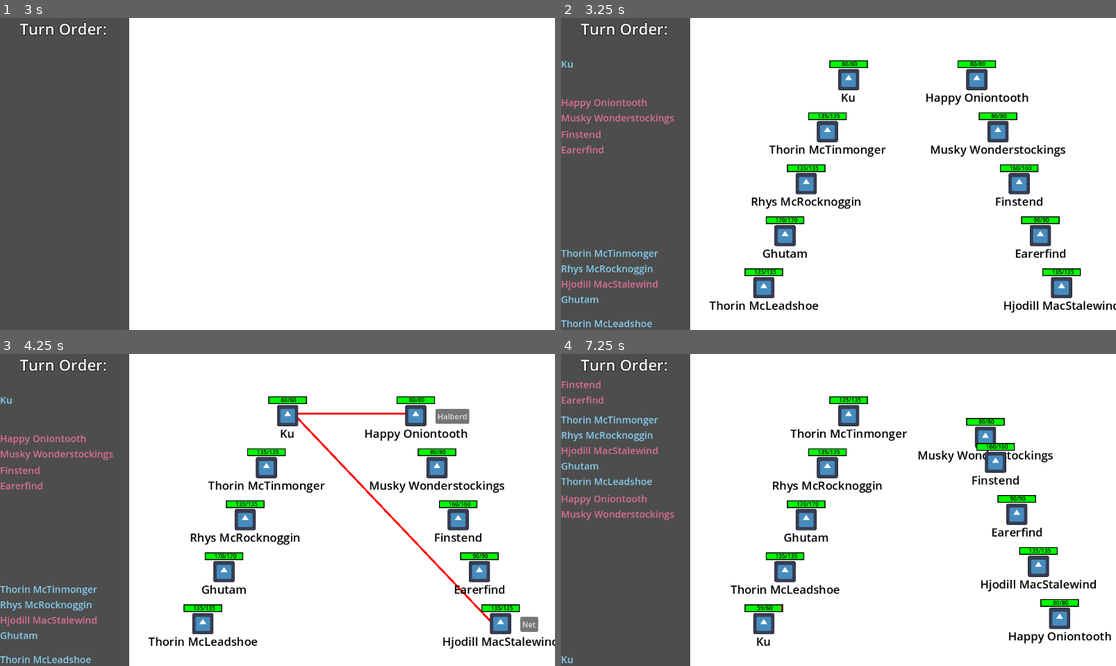
Above: before the commit, frames 1-4 (two rows, left to right).
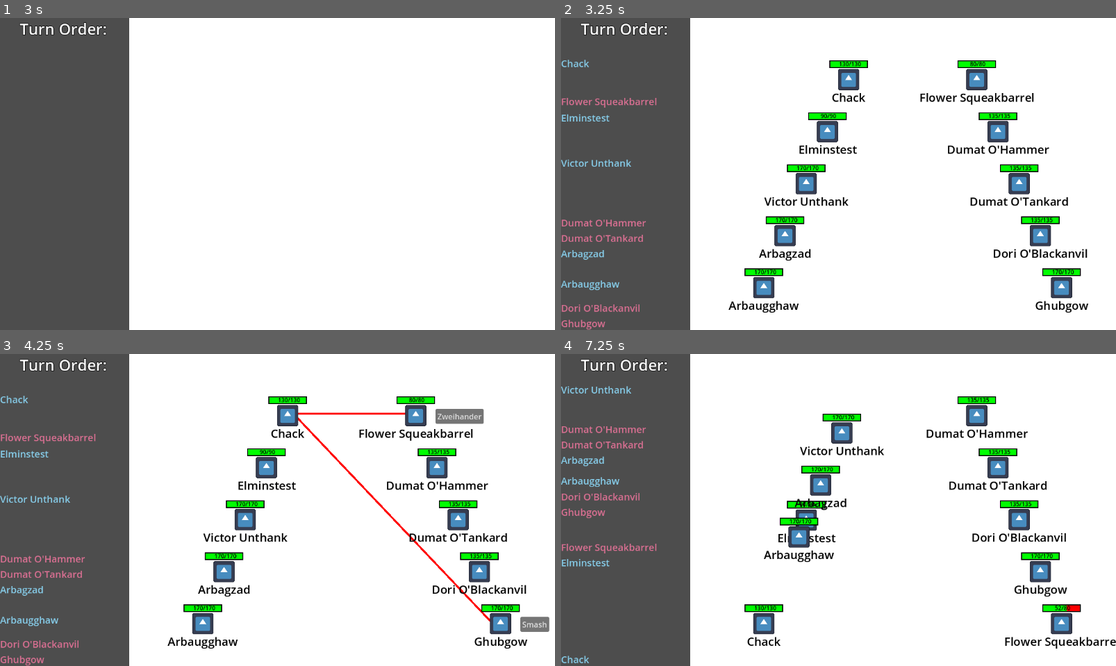
Above: after the commit, the same moments.

Repository: Habidakus/wild-jam-78-erase
Game: Godot game, scene res://Scenes/main.tscn
Same seed, same stepped clock (60 frames per second), same inputs: the game is played once before the commit and once after it. The engine's default icon, where the game draws it, is replaced by a stand-in: a white triangle on a blue panel in a dark square.
Inputs (mouse positions are in pixels of both pictures, inside the frame that each line leads up to):
- Up to frame 1 (3 s): tap Enter at 0.5, 2, 2.75 s; move the mouse to (399, 158) at 0.52 s; click (399, 158) at 0.67 s; click "Play" at 1.25 s; move the mouse to (166, 189) at 2.02 s; click (166, 189) at 2.17 s; move the mouse to (333, 105) at 2.77 s; click (333, 105) at 2.92 s
- Up to frame 2 (3.25 s): no input
- Up to frame 3 (4.25 s): tap Space at 3.5 s; move the mouse to (249, 572) at 3.52 s; click (249, 572) at 3.67 s
- Up to frame 4 (7.25 s): click (1010, 416) at 4.25 s, where only the run before the commit has a clickable "Halberd"; move the mouse to (1005, 556) at 5.02 s; click (1005, 556) at 5.17 s; move the mouse to (672, 463) at 5.77 s; click (672, 463) at 5.92 s; click (1093, 625) at 6.5 s, where only the run after the commit has a clickable "Zzzap"

Frame 1 is identical in both runs. In frame 2, 5.6% of the frame differs, in the area x 0-100%, y 13-100%; in frame 3, 5.9%; in frame 4, 11%, in the area x 0-100%, y 8-100%.

Commit message:
Added work on path selection

Diff:
--- a/Scenes/main.tscn
+++ b/Scenes/main.tscn
@@ -9,6 +9,7 @@
 [ext_resource type="Script" path="res://Scripts/loop_exposition.gd" id="5_m5uv5"]
 [ext_resource type="Script" path="res://Scripts/gamestate_combat.gd" id="7_pp03m"]
 [ext_resource type="Script" path="res://Scripts/gamestate_postcombat.gd" id="8_ew0y7"]
+[ext_resource type="Script" path="res://Scripts/gamestate_pathselection.gd" id="9_8hvbj"]
 
 [sub_resource type="LabelSettings" id="LabelSettings_68cc5"]
 font_size = 128
@@ -152,6 +153,7 @@
 text = "(hit any key to continue)"
 
 [node name="Combat" type="Control" parent="OverStateMachine/Game/GameStateMachine"]
+visible = false
 layout_mode = 3
 anchors_preset = 15
 anchor_right = 1.0
@@ -198,6 +200,15 @@
 script = ExtResource("8_ew0y7")
 
 [node name="PathSelection" type="Control" parent="OverStateMachine/Game/GameStateMachine"]
+layout_mode = 3
+anchors_preset = 15
+anchor_right = 1.0
+anchor_bottom = 1.0
+grow_horizontal = 2
+grow_vertical = 2
+script = ExtResource("9_8hvbj")
+
+[node name="BossBattle" type="Control" parent="OverStateMachine/Game/GameStateMachine"]
 visible = false
 layout_mode = 3
 anchors_preset = 15
@@ -207,7 +218,7 @@
 grow_vertical = 2
 script = ExtResource("4_jdfnt")
 
-[node name="BossBattle" type="Control" parent="OverStateMachine/Game/GameStateMachine"]
+[node name="Misc" type="Control" parent="OverStateMachine/Game/GameStateMachine"]
 visible = false
 layout_mode = 3
 anchors_preset = 15
--- /dev/null
+++ b/Scenes/path_encounter.tscn
@@ -0,0 +1,37 @@
+[gd_scene load_steps=2 format=3 uid="uid://buapwbgbuttt1"]
+
+[sub_resource type="LabelSettings" id="LabelSettings_g3ci5"]
+font_size = 24
+font_color = Color(0, 0, 0, 1)
+
+[node name="PathEncounter" type="Control"]
+layout_mode = 3
+anchors_preset = 8
+anchor_left = 0.5
+anchor_top = 0.5
+anchor_right = 0.5
+anchor_bottom = 0.5
+offset_left = -596.0
+offset_top = -344.0
+offset_right = -457.0
+offset_bottom = -304.0
+grow_horizontal = 2
+grow_vertical = 2
+
+[node name="Label" type="Label" parent="."]
+layout_mode = 1
+anchors_preset = 4
+anchor_top = 0.5
+anchor_bottom = 0.5
+offset_left = 43.0
+offset_top = -16.0
+offset_right = 188.0
+offset_bottom = 18.0
+grow_vertical = 2
+text = "What is here"
+label_settings = SubResource("LabelSettings_g3ci5")
+
+[node name="Polygon2D" type="Polygon2D" parent="."]
+position = Vector2(20, 20)
+color = Color(0.585062, 0.585062, 0.585062, 1)
+polygon = PackedVector2Array(-20, 1, -16, 12, -9, 18, 0, 21, 10, 17, 15, 11, 18, 1, 15, -9, 9, -16, 0, -19, -10, -16, -17, -9)
--- a/Scripts/game.gd
+++ b/Scripts/game.gd
@@ -5,13 +5,16 @@
 var rnd : RandomNumberGenerator = RandomNumberGenerator.new()
 var calc : MinMaxCalculator = MinMaxCalculator.new()
 var combat_state_machine_state : SMSCombat
+var path_state_machine_state : SMSPath
 var game_state : EGameState = null
 
 # Called when the node enters the scene tree for the first time.
 func _ready() -> void:
-	rnd.seed = 41
+	rnd.seed = 411
 	combat_state_machine_state = find_child("Combat") as SMSCombat
 	combat_state_machine_state.init(self)
+	path_state_machine_state = find_child("PathSelection") as SMSPath
+	path_state_machine_state.init(self, rnd)
 	find_child("PreGame").init(self)
 	find_child("PostCombat").init(self)
 
@@ -259,7 +262,7 @@
 			unit_graphics.set_unit_name(unit.unit_name)
 			battle_space_figures[unit.id] = unit_graphics
 			arena.add_child(unit_graphics)
-			print("Adding #" + str(unit.id) + ": hero=" + str(unit.side == UnitStats.Side.HUMAN) + " rank="+ str(screen_location[unit.id]) + " alive=" + str(unit.is_alive()))
+			#print("Adding #" + str(unit.id) + ": hero=" + str(unit.side == UnitStats.Side.HUMAN) + " rank="+ str(screen_location[unit.id]) + " alive=" + str(unit.is_alive()))
 			unit_graphics.position = calculate_position(unit.side == UnitStats.Side.HUMAN, screen_location[unit.id], unit.is_alive(), arena.size)
 	for unit : UnitStats in game_state.units:
 		var unit_graphics : UnitGraphics = battle_space_figures[unit.id]
@@ -367,3 +370,46 @@
 		(battle_space_figures[unitID] as UnitGraphics).clean_up_human_UX()
 	update_trip_sheet()
 	update_battle_space()
+
+var game_path : Array[PathEncounterStat]
+var current_path_encounter_stat : PathEncounterStat
+
+func all_path_encounter_stats_at_depth(depth : int) -> Array[PathEncounterStat]:
+	return game_path.filter(func(a : PathEncounterStat) : return a.graph_pos.x == depth)
+
+func initialize_path(_rnd: RandomNumberGenerator) -> void:
+	assert(game_path.is_empty())
+	const path_depth : int = 6
+	const path_width : int = 4
+	var wiggle_range : Vector2 = Vector2(0.15 / float(path_depth + 2.0), 0.15 / float(path_width + 2.0))
+	for d : int in range(0, path_depth):
+		var current_width : int = path_width
+		if d == 0 || d == path_depth - 1:
+			current_width = 1
+		elif d == 1 || d == path_depth - 2:
+			current_width = 2
+		for w : int in range(0, current_width):
+			var pos : Vector2
+			pos.x = float(d + 0.40) / float(path_depth + 1)
+			pos.y = float(w + 1) / float(current_width + 2)
+			pos.x += _rnd.randf_range(-wiggle_range.x, wiggle_range.x)
+			pos.x += _rnd.randf_range(-wiggle_range.y, wiggle_range.y)
+			var pe : PathEncounterStat = PathEncounterStat.new()
+			pe.init(d, w, pos, _rnd.randf())
+			game_path.append(pe)
+	var start_pes : PathEncounterStat = all_path_encounter_stats_at_depth(0)[0]
+	start_pes.set_encounter_type("Gate Guards", PathEncounterStat.EncounterType.GATE_FIGHT)
+	for n : PathEncounterStat in all_path_encounter_stats_at_depth(1):
+		n.connect_path_to(start_pes)
+	var end_pes : PathEncounterStat = all_path_encounter_stats_at_depth(path_depth - 1)[0]
+	end_pes.set_encounter_type("Chronotyrant", PathEncounterStat.EncounterType.CRONOTYRANT)
+	for n : PathEncounterStat in all_path_encounter_stats_at_depth(path_depth - 2):
+		n.connect_path_to(end_pes)
+	game_path.sort_custom(func(a : PathEncounterStat, b: PathEncounterStat) : return a.sort_value < b.sort_value)
+	var needs_paths : Array[PathEncounterStat] = game_path.filter(func(a : PathEncounterStat) : return a.needs_paths())
+	while !needs_paths.is_empty():
+		needs_paths[0].add_paths(game_path, _rnd)
+		needs_paths.remove_at(0)
+		needs_paths = game_path.filter(func(a : PathEncounterStat) : return a.needs_paths())
+	path_state_machine_state.place_paths()
+	current_path_encounter_stat = start_pes
--- /dev/null
+++ b/Scripts/gamestate_pathselection.gd
@@ -0,0 +1,81 @@
+class_name SMSPath extends StateMachineState
+
+const color_dead_node : Color = Color.DARK_GRAY
+const color_live_node : Color = Color.WHITE
+const color_current_node : Color = Color.GREEN
+const color_past_path : Color = Color.DARK_GREEN
+const color_mouse_node : Color = Color.GREEN_YELLOW
+
+var game : Game = null
+const path_graphic_scene : Resource = preload("res://Scenes/path_encounter.tscn")
+
+func init(_game : Game, rnd : RandomNumberGenerator) -> void:
+	game = _game
+	game.initialize_path(rnd)
+
+var draw_lines : Array
+
+func enter_state() -> void:
+	super.enter_state()
+	for path_encounter_stat : PathEncounterStat in game.game_path:
+		if path_encounter_stat == game.current_path_encounter_stat:
+			var graphic : Control = graphic_nodes[path_encounter_stat]
+			var poly : Polygon2D = graphic.find_child("Polygon2D") as Polygon2D
+			poly.color = color_current_node
+			for e : PathEncounterStat in path_encounter_stat.west:
+				draw_lines.append([graphic.global_position, e.map_pos * self.size, color_current_node])
+		else:
+			var graphic : Control = graphic_nodes[path_encounter_stat]
+			for e : PathEncounterStat in path_encounter_stat.west:
+				if e.graph_pos.x > path_encounter_stat.graph_pos.x:
+					draw_lines.append([graphic.global_position, e.map_pos * self.size, color_live_node])
+				else:
+					draw_lines.append([graphic.global_position, e.map_pos * self.size, color_dead_node])
+
+	queue_redraw()
+
+func exit_state(next_state: StateMachineState) -> void:
+	var graphic : Control = graphic_nodes[game.current_path_encounter_stat]
+	var poly : Polygon2D = graphic.find_child("Polygon2D") as Polygon2D
+	poly.color = color_past_path
+	super.exit_state(next_state)
+
+func mouse_entered(path_encounter_stat : PathEncounterStat) -> void:
+	if game.current_path_encounter_stat.east.has(path_encounter_stat):
+		var graphic : Control = graphic_nodes[path_encounter_stat]
+		var poly : Polygon2D = graphic.find_child("Polygon2D") as Polygon2D
+		poly.color = color_mouse_node
+
+func mouse_exited(path_encounter_stat : PathEncounterStat) -> void:
+	if game.current_path_encounter_stat.east.has(path_encounter_stat):
+		var graphic : Control = graphic_nodes[path_encounter_stat]
+		var poly : Polygon2D = graphic.find_child("Polygon2D") as Polygon2D
+		poly.color = color_live_node
+
+func gui_input(event: InputEvent, path_encounter_stat : PathEncounterStat) -> void:
+	if !event is InputEventMouseButton:
+		return
+	var iemb : InputEventMouseButton = event as InputEventMouseButton
+	if !iemb.is_released():
+		return
+
+	if game.current_path_encounter_stat.east.has(path_encounter_stat):
+		print("CLICKED on " + str(path_encounter_stat.graph_pos))
+
+var graphic_nodes : Dictionary # <PathEncounterStat, Control>
+func place_paths() -> void:
+	for path_encounter_stat : PathEncounterStat in game.game_path:
+		var graphic : Control = path_graphic_scene.instantiate()
+		(graphic.find_child("Label") as Label).text = path_encounter_stat.title
+		add_child(graphic)
+		graphic.global_position = path_encounter_stat.map_pos * self.size
+		graphic_nodes[path_encounter_stat] = graphic
+		var poly : Polygon2D = graphic.find_child("Polygon2D") as Polygon2D
+		poly.color = color_live_node
+		graphic.mouse_entered.connect(Callable(self, "mouse_entered").bind(path_encounter_stat))
+		graphic.mouse_exited.connect(Callable(self, "mouse_exited").bind(path_encounter_stat))
+		graphic.gui_input.connect(Callable(self, "gui_input").bind(path_encounter_stat))
+
+func _draw() -> void:
+	for i in draw_lines:
+		draw_line(i[0] + Vector2(20,20), i[1] + Vector2(20,20), i[2], 4, true)
--- a/Scripts/gamestate_postcombat.gd
+++ b/Scripts/gamestate_postcombat.gd
@@ -9,4 +9,4 @@
 	super.enter_state()
 	game.calculate_elo()
 	game.initialize_heroes()
-	our_state_machine.switch_state("Combat")
+	our_state_machine.switch_state("PathSelection")
--- a/Scripts/gamestate_pregame.gd
+++ b/Scripts/gamestate_pregame.gd
@@ -7,4 +7,5 @@
 
 func _process(_delta: float) -> void:
 	game.initialize_heroes()
+	#our_state_machine.switch_state("PathSelection")
 	our_state_machine.switch_state("LoopExposition")
--- /dev/null
+++ b/Scripts/path_encounter_stat.gd
@@ -0,0 +1,81 @@
+class_name PathEncounterStat extends RefCounted
+
+enum EncounterType { UNDEFINED, GATE_FIGHT, CRONOTYRANT, REGULAR_FIGHT, MISC}
+
+var encounter_type : EncounterType = EncounterType.UNDEFINED
+var graph_pos : Vector2i
+var map_pos : Vector2
+var sort_value : float
+var title : String = "???"
+var west : Array[PathEncounterStat]
+var east : Array[PathEncounterStat]
+
+func init(x : int, y : int, pos : Vector2, _sort_value : float) -> void:
+	graph_pos = Vector2i(x, y)
+	map_pos = pos
+	sort_value = _sort_value
+
+func set_encounter_type(n : String, et : EncounterType) -> void:
+	title = n
+	encounter_type = et
+
+func connect_path_to(other : PathEncounterStat) -> void:
+	assert(abs(graph_pos.x - other.graph_pos.x) == 1)
+	if other.graph_pos.x < graph_pos.x:
+		other.east.append(self)
+		west.append(other)
+	else:
+		other.west.append(self)
+		east.append(other)
+
+func needs_paths() -> bool:
+	if encounter_type != EncounterType.GATE_FIGHT && west.is_empty():
+		return true
+	if encounter_type != EncounterType.CRONOTYRANT && east.is_empty():
+		return true
+	return false
+
+static func get_path_encounter_stat_at_graph_coords(all_paths : Array[PathEncounterStat], coord : Vector2i) -> PathEncounterStat:
+	for pes : PathEncounterStat in all_paths:
+		if pes.graph_pos == coord:
+			return pes
+	return null
+
+func add_paths(all_paths : Array[PathEncounterStat], rnd : RandomNumberGenerator) -> void:
+	if encounter_type != EncounterType.GATE_FIGHT && west.is_empty():
+		var potential : Array[PathEncounterStat]
+		var w = get_path_encounter_stat_at_graph_coords(all_paths, graph_pos + Vector2i(-1, 0))
+		if w != null:
+			potential.append(w)
+		var north_west = get_path_encounter_stat_at_graph_coords(all_paths, graph_pos + Vector2i(-1, 1))
+		if north_west != null:
+			potential.append(north_west)
+		var south_west = get_path_encounter_stat_at_graph_coords(all_paths, graph_pos + Vector2i(-1, -1))
+		if south_west != null:
+			potential.append(south_west)
+		if potential.is_empty():
+			potential.append(get_path_encounter_stat_at_graph_coords(all_paths, graph_pos + Vector2i(-1, -2)))
+
+		if !potential.is_empty():
+			var selected : PathEncounterStat = potential[rnd.randi_range(0, potential.size() - 1)]
+			connect_path_to(selected)
+		else:
+			print("path encounter " + EncounterType.keys()[encounter_type] + " at " + str(graph_pos) + " has no western neighbors?")
+	if encounter_type != EncounterType.CRONOTYRANT && east.is_empty():
+		var potential : Array[PathEncounterStat]
+		var e = get_path_encounter_stat_at_graph_coords(all_paths, graph_pos + Vector2i(1, 0))
+		if e != null:
+			potential.append(e)
+		var north_east = get_path_encounter_stat_at_graph_coords(all_paths, graph_pos + Vector2i(1, 1))
+		if north_east != null:
+			potential.append(north_east)
+		var south_east = get_path_encounter_stat_at_graph_coords(all_paths, graph_pos + Vector2i(1, -1))
+		if south_east != null:
+			potential.append(south_east)
+		if potential.is_empty():
+			potential.append(get_path_encounter_stat_at_graph_coords(all_paths, graph_pos + Vector2i(1, -2)))
+		if !potential.is_empty():
+			var selected : PathEncounterStat = potential[rnd.randi_range(0, potential.size() - 1)]
+			connect_path_to(selected)
+		else:
+			print("path encounter " + EncounterType.keys()[encounter_type] +  " at " + str(graph_pos) + " has no eastern neighbors?")
Not shown: 1 places in Scenes/main.tscn that only renumber resources
